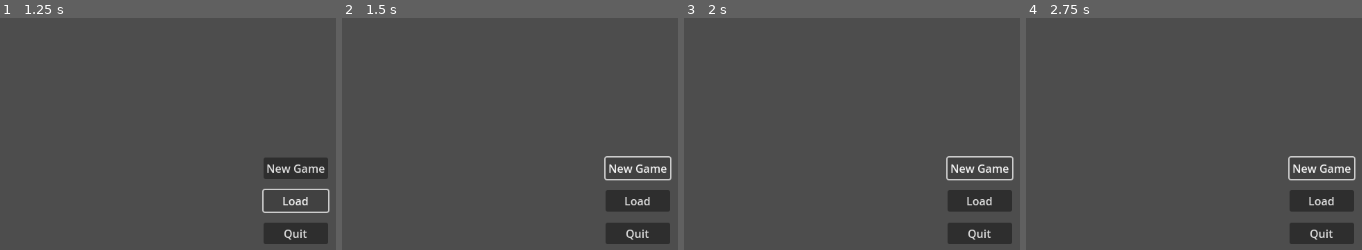
Above: before the commit, frames 1-4 (left to right).
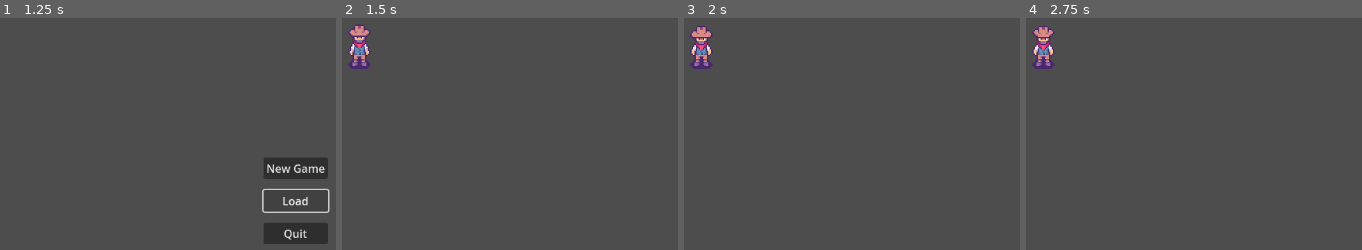
Above: after the commit, the same moments.

Repository: SameerShafayet/Campfire
Game: Godot game, scene res://main.tscn
Same seed, same stepped clock (60 frames per second), same inputs: the game is played once before the commit and once after it.
Inputs (mouse positions are in pixels of both pictures, inside the frame that each line leads up to):
- Up to frame 1 (1.25 s): click "Load" at 0.5 s
- Up to frame 2 (1.5 s): click "New Game" at 1.25 s
- Up to frame 3 (2 s): no input
- Up to frame 4 (2.75 s): click (1321, 168) at 2 s, where only the run before the commit has a clickable "New Game"

Frame 1 is identical in both runs. In frame 2, 5.1% of the frame differs, in the area x 1-99%, y 3-98%; in frame 3, 5.0%; in frame 4, 5.0%.
Error before the commit: Invalid access to property or key 'change_scene' on a base object of type 'SceneTree'. (res://main.gd:15)
Error after the commit: Invalid call. Nonexistent function 'change_scene' in base 'SceneTree'. (res://main.gd:15)

Commit message:
player created and basic movement

Diff:
--- /dev/null
+++ b/game.tscn
@@ -0,0 +1,9 @@
+[gd_scene load_steps=2 format=3 uid="uid://7detslcga5nh"]
+
+[ext_resource type="PackedScene" uid="uid://b5hvuvpsbtvy6" path="res://player.tscn" id="1_h3uab"]
+
+[node name="game" type="Node2D"]
+
+[node name="player" parent="." instance=ExtResource("1_h3uab")]
+position = Vector2(177, 96)
+scale = Vector2(2, 2)
--- a/main.gd
+++ b/main.gd
@@ -8,11 +8,11 @@
 
 
 func _on_new_gamebutton_pressed():
-	get_tree().change_scene()
+	get_tree().change_scene_to_file("res://game.tscn")
 
 
 func _on_loadbutton_pressed():
-	get_tree().change_scene
+	get_tree().change_scene()
 
 
 func _on_quitbutton_pressed():
--- /dev/null
+++ b/player.gd
@@ -0,0 +1,57 @@
+extends CharacterBody2D
+# Player movement speed
+@export var speed = 50
+#direction and animation to be updated throughout game state
+var new_direction = Vector2(0,1) #only move one spaces
+var animation
+
+func _physics_process(delta):
+	# Get player input (left, right, up/down)
+	var direction: Vector2
+	direction.x = Input.get_action_strength("ui_right") -Input.get_action_strength("ui_left")
+	direction.y = Input.get_action_strength("ui_down") - Input.get_action_strength("ui_up")
+
+	# If input is digital, normalize it for diagonal movement
+	if abs(direction.x) == 1 and abs(direction.y) == 1:
+		direction = direction.normalized()
+
+	# Apply movement
+	var movement = speed * direction * delta
+	# moves our player around, whilst enforcing collisions so that they come to a stop when colliding with another object.
+	move_and_collide(movement)
+#animations to play
+	player_animations(direction)
+
+func player_animations(direction : Vector2):
+	#Vector2.ZERO is the shorthand for writing Vector2(0, 0).
+	if direction != Vector2.ZERO:
+	#update our direction with the new_direction
+		new_direction = direction
+		#play walk animation because we are moving
+		animation = "walk " + returned_direction(new_direction)
+		$AnimatedSprite2D.play(animation)
+	else:
+	#play idle animation because we are still
+		animation  = "idle " + returned_direction(new_direction)
+		$AnimatedSprite2D.play(animation)
+
+#returns the animation direction
+func returned_direction(direction : Vector2):
+	#it normalizes the direction vector to make sure it has length 1 (1, or -1 up, down, left, and right)
+	var normalized_direction  = direction.normalized()
+
+	if normalized_direction.y >= 1:
+		return "down"
+	elif normalized_direction.y <= -1:
+		return "up"
+	elif normalized_direction.x >= 1:
+		#(right)
+		$AnimatedSprite2D.flip_h = false
+		return "side"
+	elif normalized_direction.x <= -1:
+		#flip the animation for reusability (left)
+		$AnimatedSprite2D.flip_h = true
+		return "side"
+
+		#default value is empty
+		return ""
--- /dev/null
+++ b/player.tscn
@@ -0,0 +1,345 @@
+[gd_scene load_steps=49 format=3 uid="uid://b5hvuvpsbtvy6"]
+
+[ext_resource type="Script" path="res://player.gd" id="1_qorua"]
+[ext_resource type="Texture2D" uid="uid://d0djok8y1fmuk" path="res://Player/Player Front Sheet.png" id="2_h2rsi"]
+[ext_resource type="Texture2D" uid="uid://bkn51u0pped7v" path="res://Player/Player Side Sheet.png" id="3_m7w76"]
+[ext_resource type="Texture2D" uid="uid://d2j6cf5ctielj" path="res://Player/Player Back Sheet.png" id="4_o6x66"]
+
+[sub_resource type="CapsuleShape2D" id="CapsuleShape2D_2dkwb"]
+
+[sub_resource type="AtlasTexture" id="AtlasTexture_3kns5"]
+atlas = ExtResource("2_h2rsi")
+region = Rect2(0, 0, 48, 44)
+
+[sub_resource type="AtlasTexture" id="AtlasTexture_tqypp"]
+atlas = ExtResource("2_h2rsi")
+region = Rect2(48, 0, 48, 44)
+
+[sub_resource type="AtlasTexture" id="AtlasTexture_fotkl"]
+atlas = ExtResource("2_h2rsi")
+region = Rect2(96, 0, 48, 44)
+
+[sub_resource type="AtlasTexture" id="AtlasTexture_yhupo"]
+atlas = ExtResource("2_h2rsi")
+region = Rect2(144, 0, 48, 44)
+
+[sub_resource type="AtlasTexture" id="AtlasTexture_5ecti"]
+atlas = ExtResource("2_h2rsi")
+region = Rect2(192, 0, 48, 44)
+
+[sub_resource type="AtlasTexture" id="AtlasTexture_74qjo"]
+atlas = ExtResource("2_h2rsi")
+region = Rect2(240, 0, 48, 44)
+
+[sub_resource type="AtlasTexture" id="AtlasTexture_t675d"]
+atlas = ExtResource("3_m7w76")
+region = Rect2(1, 0, 47, 44)
+
+[sub_resource type="AtlasTexture" id="AtlasTexture_jesil"]
+atlas = ExtResource("3_m7w76")
+region = Rect2(48, 0, 47, 44)
+
+[sub_resource type="AtlasTexture" id="AtlasTexture_0sitn"]
+atlas = ExtResource("3_m7w76")
+region = Rect2(95, 0, 47, 44)
+
+[sub_resource type="AtlasTexture" id="AtlasTexture_lkg6p"]
+atlas = ExtResource("3_m7w76")
+region = Rect2(142, 0, 47, 44)
+
+[sub_resource type="AtlasTexture" id="AtlasTexture_5j3ou"]
+atlas = ExtResource("3_m7w76")
+region = Rect2(189, 0, 47, 44)
+
+[sub_resource type="AtlasTexture" id="AtlasTexture_4n6qh"]
+atlas = ExtResource("3_m7w76")
+region = Rect2(236, 0, 47, 44)
+
+[sub_resource type="AtlasTexture" id="AtlasTexture_nln4y"]
+atlas = ExtResource("4_o6x66")
+region = Rect2(0, 0, 48, 44)
+
+[sub_resource type="AtlasTexture" id="AtlasTexture_sgiti"]
+atlas = ExtResource("4_o6x66")
+region = Rect2(48, 0, 48, 44)
+
+[sub_resource type="AtlasTexture" id="AtlasTexture_g61v4"]
+atlas = ExtResource("4_o6x66")
+region = Rect2(96, 0, 48, 44)
+
+[sub_resource type="AtlasTexture" id="AtlasTexture_hjsvs"]
+atlas = ExtResource("4_o6x66")
+region = Rect2(144, 0, 48, 44)
+
+[sub_resource type="AtlasTexture" id="AtlasTexture_dvsrl"]
+atlas = ExtResource("4_o6x66")
+region = Rect2(192, 0, 48, 44)
+
+[sub_resource type="AtlasTexture" id="AtlasTexture_ctldp"]
+atlas = ExtResource("4_o6x66")
+region = Rect2(240, 0, 48, 44)
+
+[sub_resource type="AtlasTexture" id="AtlasTexture_un5fy"]
+atlas = ExtResource("2_h2rsi")
+region = Rect2(0, 44, 48, 44)
+
+[sub_resource type="AtlasTexture" id="AtlasTexture_wq517"]
+atlas = ExtResource("2_h2rsi")
+region = Rect2(48, 44, 48, 44)
+
+[sub_resource type="AtlasTexture" id="AtlasTexture_2vv87"]
+atlas = ExtResource("2_h2rsi")
+region = Rect2(96, 44, 48, 44)
+
+[sub_resource type="AtlasTexture" id="AtlasTexture_7osbo"]
+atlas = ExtResource("2_h2rsi")
+region = Rect2(144, 44, 48, 44)
+
+[sub_resource type="AtlasTexture" id="AtlasTexture_3kpkf"]
+atlas = ExtResource("2_h2rsi")
+region = Rect2(192, 44, 48, 44)
+
+[sub_resource type="AtlasTexture" id="AtlasTexture_wcie0"]
+atlas = ExtResource("2_h2rsi")
+region = Rect2(240, 44, 48, 44)
+
+[sub_resource type="AtlasTexture" id="AtlasTexture_k51tr"]
+atlas = ExtResource("2_h2rsi")
+region = Rect2(288, 44, 48, 44)
+
+[sub_resource type="AtlasTexture" id="AtlasTexture_hmjfn"]
+atlas = ExtResource("2_h2rsi")
+region = Rect2(336, 44, 48, 44)
+
+[sub_resource type="AtlasTexture" id="AtlasTexture_uldfn"]
+atlas = ExtResource("3_m7w76")
+region = Rect2(0, 44, 48, 44)
+
+[sub_resource type="AtlasTexture" id="AtlasTexture_gofi0"]
+atlas = ExtResource("3_m7w76")
+region = Rect2(48, 44, 48, 44)
+
+[sub_resource type="AtlasTexture" id="AtlasTexture_kn1ae"]
+atlas = ExtResource("3_m7w76")
+region = Rect2(96, 44, 48, 44)
+
+[sub_resource type="AtlasTexture" id="AtlasTexture_ttkqi"]
+atlas = ExtResource("3_m7w76")
+region = Rect2(144, 44, 48, 44)
+
+[sub_resource type="AtlasTexture" id="AtlasTexture_kho0y"]
+atlas = ExtResource("3_m7w76")
+region = Rect2(192, 44, 48, 44)
+
+[sub_resource type="AtlasTexture" id="AtlasTexture_1xyxo"]
+atlas = ExtResource("3_m7w76")
+region = Rect2(240, 44, 48, 44)
+
+[sub_resource type="AtlasTexture" id="AtlasTexture_yplgi"]
+atlas = ExtResource("3_m7w76")
+region = Rect2(288, 44, 48, 44)
+
+[sub_resource type="AtlasTexture" id="AtlasTexture_w2g47"]
+atlas = ExtResource("3_m7w76")
+region = Rect2(336, 44, 48, 44)
+
+[sub_resource type="AtlasTexture" id="AtlasTexture_7dxgo"]
+atlas = ExtResource("4_o6x66")
+region = Rect2(0, 44, 48, 44)
+
+[sub_resource type="AtlasTexture" id="AtlasTexture_papc4"]
+atlas = ExtResource("4_o6x66")
+region = Rect2(48, 44, 48, 44)
+
+[sub_resource type="AtlasTexture" id="AtlasTexture_a87t8"]
+atlas = ExtResource("4_o6x66")
+region = Rect2(96, 44, 48, 44)
+
+[sub_resource type="AtlasTexture" id="AtlasTexture_pckb7"]
+atlas = ExtResource("4_o6x66")
+region = Rect2(144, 44, 48, 44)
+
+[sub_resource type="AtlasTexture" id="AtlasTexture_81nfy"]
+atlas = ExtResource("4_o6x66")
+region = Rect2(192, 44, 48, 44)
+
+[sub_resource type="AtlasTexture" id="AtlasTexture_0ct0h"]
+atlas = ExtResource("4_o6x66")
+region = Rect2(240, 44, 48, 44)
+
+[sub_resource type="AtlasTexture" id="AtlasTexture_hnkrk"]
+atlas = ExtResource("4_o6x66")
+region = Rect2(288, 44, 48, 44)
+
+[sub_resource type="AtlasTexture" id="AtlasTexture_qfrxq"]
+atlas = ExtResource("4_o6x66")
+region = Rect2(336, 44, 48, 44)
+
+[sub_resource type="SpriteFrames" id="SpriteFrames_jdseg"]
+animations = [{
+"frames": [{
+"duration": 1.0,
+"texture": SubResource("AtlasTexture_3kns5")
+}, {
+"duration": 1.0,
+"texture": SubResource("AtlasTexture_tqypp")
+}, {
+"duration": 1.0,
+"texture": SubResource("AtlasTexture_fotkl")
+}, {
+"duration": 1.0,
+"texture": SubResource("AtlasTexture_yhupo")
+}, {
+"duration": 1.0,
+"texture": SubResource("AtlasTexture_5ecti")
+}, {
+"duration": 1.0,
+"texture": SubResource("AtlasTexture_74qjo")
+}],
+"loop": true,
+"name": &"idle down",
+"speed": 5.0
+}, {
+"frames": [{
+"duration": 1.0,
+"texture": SubResource("AtlasTexture_t675d")
+}, {
+"duration": 1.0,
+"texture": SubResource("AtlasTexture_jesil")
+}, {
+"duration": 1.0,
+"texture": SubResource("AtlasTexture_0sitn")
+}, {
+"duration": 1.0,
+"texture": SubResource("AtlasTexture_lkg6p")
+}, {
+"duration": 1.0,
+"texture": SubResource("AtlasTexture_5j3ou")
+}, {
+"duration": 1.0,
+"texture": SubResource("AtlasTexture_4n6qh")
+}],
+"loop": true,
+"name": &"idle side",
+"speed": 5.0
+}, {
+"frames": [{
+"duration": 1.0,
+"texture": SubResource("AtlasTexture_nln4y")
+}, {
+"duration": 1.0,
+"texture": SubResource("AtlasTexture_sgiti")
+}, {
+"duration": 1.0,
+"texture": SubResource("AtlasTexture_g61v4")
+}, {
+"duration": 1.0,
+"texture": SubResource("AtlasTexture_hjsvs")
+}, {
+"duration": 1.0,
+"texture": SubResource("AtlasTexture_dvsrl")
+}, {
+"duration": 1.0,
+"texture": SubResource("AtlasTexture_ctldp")
+}],
+"loop": true,
+"name": &"idle up",
+"speed": 5.0
+}, {
+"frames": [{
+"duration": 1.0,
+"texture": SubResource("AtlasTexture_un5fy")
+}, {
+"duration": 1.0,
+"texture": SubResource("AtlasTexture_wq517")
+}, {
+"duration": 1.0,
+"texture": SubResource("AtlasTexture_2vv87")
+}, {
+"duration": 1.0,
+"texture": SubResource("AtlasTexture_7osbo")
+}, {
+"duration": 1.0,
+"texture": SubResource("AtlasTexture_3kpkf")
+}, {
+"duration": 1.0,
+"texture": SubResource("AtlasTexture_wcie0")
+}, {
+"duration": 1.0,
+"texture": SubResource("AtlasTexture_k51tr")
+}, {
+"duration": 1.0,
+"texture": SubResource("AtlasTexture_hmjfn")
+}],
+"loop": true,
+"name": &"walk down",
+"speed": 10.0
+}, {
+"frames": [{
+"duration": 1.0,
+"texture": SubResource("AtlasTexture_uldfn")
+}, {
+"duration": 1.0,
+"texture": SubResource("AtlasTexture_gofi0")
+}, {
+"duration": 1.0,
+"texture": SubResource("AtlasTexture_kn1ae")
+}, {
+"duration": 1.0,
+"texture": SubResource("AtlasTexture_ttkqi")
+}, {
+"duration": 1.0,
+"texture": SubResource("AtlasTexture_kho0y")
+}, {
+"duration": 1.0,
+"texture": SubResource("AtlasTexture_1xyxo")
+}, {
+"duration": 1.0,
+"texture": SubResource("AtlasTexture_yplgi")
+}, {
+"duration": 1.0,
+"texture": SubResource("AtlasTexture_w2g47")
+}],
+"loop": true,
+"name": &"walk side",
+"speed": 5.0
+}, {
+"frames": [{
+"duration": 1.0,
+"texture": SubResource("AtlasTexture_7dxgo")
+}, {
+"duration": 1.0,
+"texture": SubResource("AtlasTexture_papc4")
+}, {
+"duration": 1.0,
+"texture": SubResource("AtlasTexture_a87t8")
+}, {
+"duration": 1.0,
+"texture": SubResource("AtlasTexture_pckb7")
+}, {
+"duration": 1.0,
+"texture": SubResource("AtlasTexture_81nfy")
+}, {
+"duration": 1.0,
+"texture": SubResource("AtlasTexture_0ct0h")
+}, {
+"duration": 1.0,
+"texture": SubResource("AtlasTexture_hnkrk")
+}, {
+"duration": 1.0,
+"texture": SubResource("AtlasTexture_qfrxq")
+}],
+"loop": true,
+"name": &"walk up",
+"speed": 5.0
+}]
+
+[node name="player" type="CharacterBody2D"]
+script = ExtResource("1_qorua")
+
+[node name="CollisionShape2D" type="CollisionShape2D" parent="."]
+shape = SubResource("CapsuleShape2D_2dkwb")
+
+[node name="AnimatedSprite2D" type="AnimatedSprite2D" parent="."]
+sprite_frames = SubResource("SpriteFrames_jdseg")
+animation = &"idle down"
--- a/project.godot
+++ b/project.godot
@@ -15,6 +15,58 @@
 config/features=PackedStringArray("4.0", "Mobile")
 config/icon="res://icon.svg"
 
+[input]
+
+ui_left={
+"deadzone": 0.5,
+"events": [Object(InputEventKey,"resource_local_to_scene":false,"resource_name":"","device":0,"window_id":0,"alt_pressed":false,"shift_pressed":false,"ctrl_pressed":false,"meta_pressed":false,"pressed":false,"keycode":4194319,"physical_keycode":0,"key_label":0,"unicode":4194319,"echo":false,"script":null)
+, Object(InputEventJoypadButton,"resource_local_to_scene":false,"resource_name":"","device":0,"button_index":13,"pressure":0.0,"pressed":false,"script":null)
+, Object(InputEventKey,"resource_local_to_scene":false,"resource_name":"","device":-1,"window_id":0,"alt_pressed":false,"shift_pressed":false,"ctrl_pressed":false,"meta_pressed":false,"pressed":false,"keycode":0,"physical_keycode":65,"key_label":0,"unicode":97,"echo":false,"script":null)
+]
+}
+ui_right={
+"deadzone": 0.5,
+"events": [Object(InputEventKey,"resource_local_to_scene":false,"resource_name":"","device":0,"window_id":0,"alt_pressed":false,"shift_pressed":false,"ctrl_pressed":false,"meta_pressed":false,"pressed":false,"keycode":4194321,"physical_keycode":0,"key_label":0,"unicode":4194321,"echo":false,"script":null)
+, Object(InputEventJoypadButton,"resource_local_to_scene":false,"resource_name":"","device":0,"button_index":14,"pressure":0.0,"pressed":false,"script":null)
+, Object(InputEventKey,"resource_local_to_scene":false,"resource_name":"","device":-1,"window_id":0,"alt_pressed":false,"shift_pressed":false,"ctrl_pressed":false,"meta_pressed":false,"pressed":false,"keycode":0,"physical_keycode":68,"key_label":0,"unicode":100,"echo":false,"script":null)
+]
+}
+ui_up={
+"deadzone": 0.5,
+"events": [Object(InputEventKey,"resource_local_to_scene":false,"resource_name":"","device":0,"window_id":0,"alt_pressed":false,"shift_pressed":false,"ctrl_pressed":false,"meta_pressed":false,"pressed":false,"keycode":4194320,"physical_keycode":0,"key_label":0,"unicode":4194320,"echo":false,"script":null)
+, Object(InputEventJoypadButton,"resource_local_to_scene":false,"resource_name":"","device":0,"button_index":11,"pressure":0.0,"pressed":false,"script":null)
+, Object(InputEventKey,"resource_local_to_scene":false,"resource_name":"","device":-1,"window_id":0,"alt_pressed":false,"shift_pressed":false,"ctrl_pressed":false,"meta_pressed":false,"pressed":false,"keycode":0,"physical_keycode":87,"key_label":0,"unicode":119,"echo":false,"script":null)
+]
+}
+ui_down={
+"deadzone": 0.5,
+"events": [Object(InputEventKey,"resource_local_to_scene":false,"resource_name":"","device":0,"window_id":0,"alt_pressed":false,"shift_pressed":false,"ctrl_pressed":false,"meta_pressed":false,"pressed":false,"keycode":4194322,"physical_keycode":0,"key_label":0,"unicode":4194322,"echo":false,"script":null)
+, Object(InputEventJoypadButton,"resource_local_to_scene":false,"resource_name":"","device":0,"button_index":12,"pressure":0.0,"pressed":false,"script":null)
+, Object(InputEventKey,"resource_local_to_scene":false,"resource_name":"","device":-1,"window_id":0,"alt_pressed":false,"shift_pressed":false,"ctrl_pressed":false,"meta_pressed":false,"pressed":false,"keycode":0,"physical_keycode":83,"key_label":0,"unicode":115,"echo":false,"script":null)
+]
+}
+up={
+"deadzone": 0.5,
+"events": [Object(InputEventKey,"resource_local_to_scene":false,"resource_name":"","device":-1,"window_id":0,"alt_pressed":false,"shift_pressed":false,"ctrl_pressed":false,"meta_pressed":false,"pressed":false,"keycode":0,"physical_keycode":87,"key_label":0,"unicode":119,"echo":false,"script":null)
+]
+}
+down={
+"deadzone": 0.5,
+"events": [Object(InputEventKey,"resource_local_to_scene":false,"resource_name":"","device":-1,"window_id":0,"alt_pressed":false,"shift_pressed":false,"ctrl_pressed":false,"meta_pressed":false,"pressed":false,"keycode":0,"physical_keycode":83,"key_label":0,"unicode":115,"echo":false,"script":null)
+]
+}
+left={
+"deadzone": 0.5,
+"events": [Object(InputEventKey,"resource_local_to_scene":false,"resource_name":"","device":-1,"window_id":0,"alt_pressed":false,"shift_pressed":false,"ctrl_pressed":false,"meta_pressed":false,"pressed":false,"keycode":0,"physical_keycode":65,"key_label":0,"unicode":97,"echo":false,"script":null)
+]
+}
+right={
+"deadzone": 0.5,
+"events": [Object(InputEventKey,"resource_local_to_scene":false,"resource_name":"","device":-1,"window_id":0,"alt_pressed":false,"shift_pressed":false,"ctrl_pressed":false,"meta_pressed":false,"pressed":false,"keycode":0,"physical_keycode":68,"key_label":0,"unicode":100,"echo":false,"script":null)
+]
+}
+
 [rendering]
 
+textures/canvas_textures/default_texture_filter=0
 renderer/rendering_method="mobile"
Binary file added: Player/LaTequila.ttf
Not shown, added: Player/LaTequila.ttf.import
Binary file added: Player/Player Angle 1 Sheet.png
Not shown, added: Player/Player Angle 1 Sheet.png.import
Binary file added: Player/Player Angle 2 Sheet.png
Not shown, added: Player/Player Angle 2 Sheet.png.import
Binary file added: Player/Player Back Sheet.png
Not shown, added: Player/Player Back Sheet.png.import
Binary file added: Player/Player Front Sheet.png
Not shown, added: Player/Player Front Sheet.png.import
Binary file added: Player/Player Side Sheet.png
Not shown, added: Player/Player Side Sheet.png.import
(and 2 more such lines)
